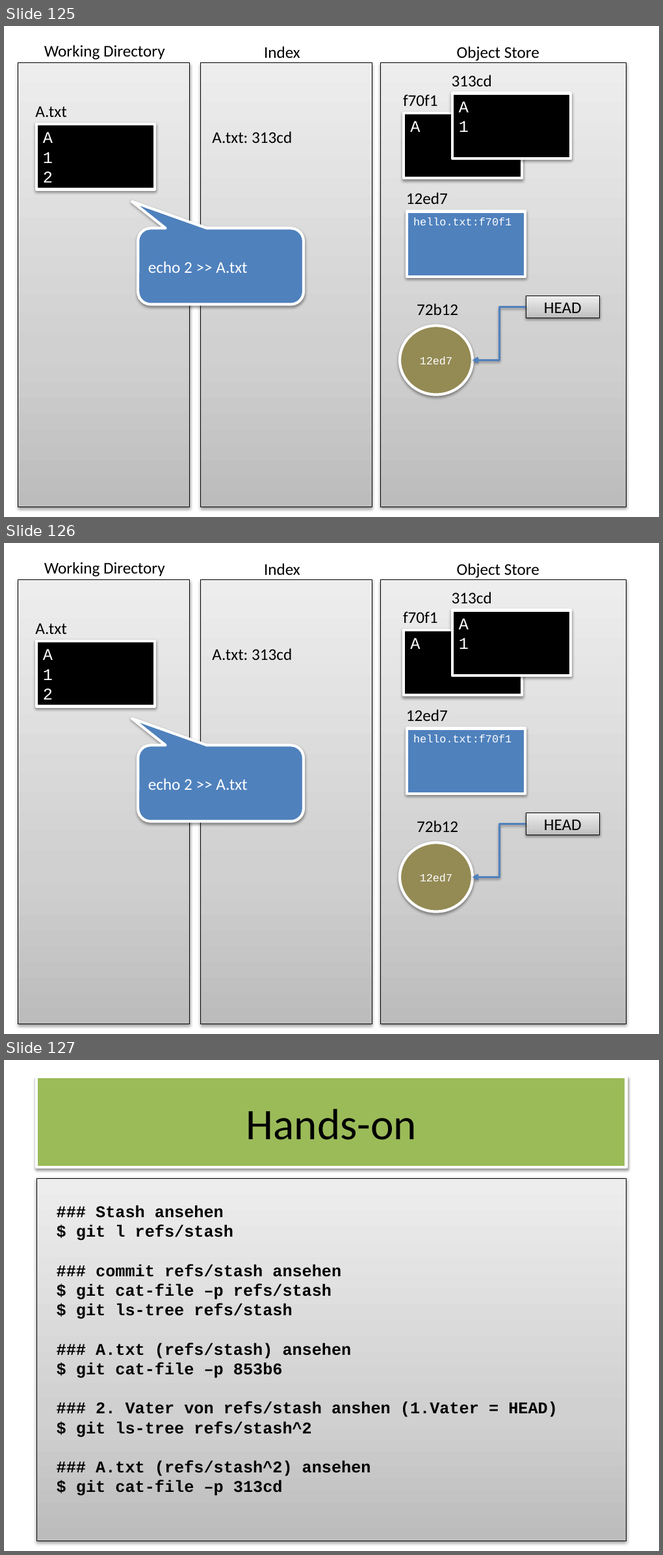
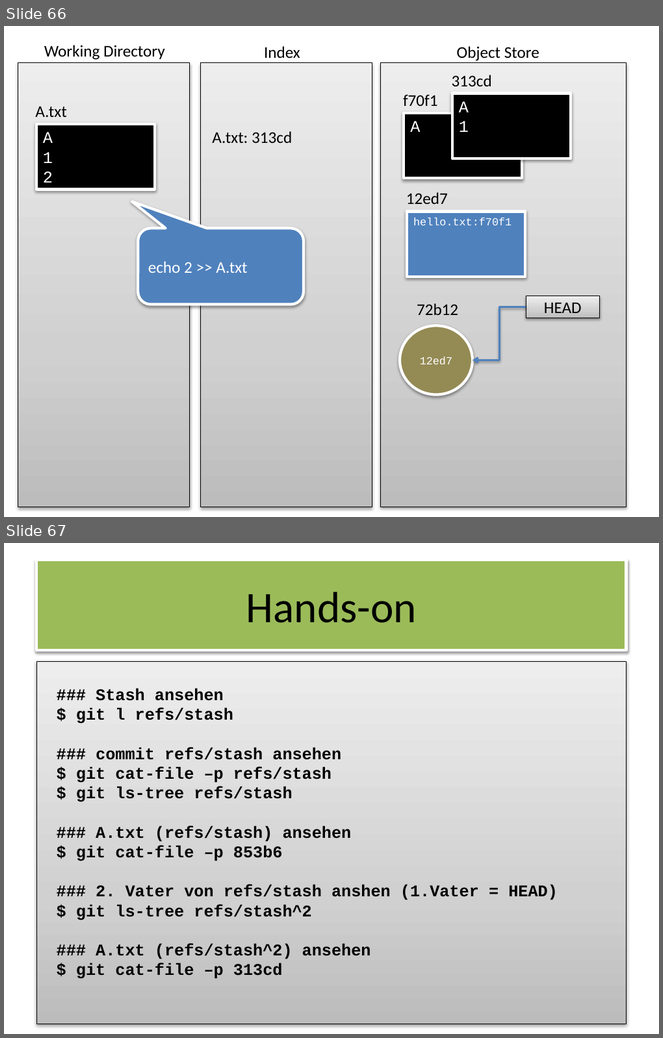
Before and after one commit to owidder/git-wks, a slide deck: git-wks.pptx. Shown one above the other, each under a label of ours: slides 125, 126 and 127 before the commit, slides 66 and 67 after it. The pictures are 663x1555 and 663x1038 pixels, drawn with LibreOffice and Linux fonts; fonts in the diff are those of the drawing. Boxes give left, top, right and bottom in pixels: in the first picture for what was removed or moved away, otherwise in the second. Text is boxed around its words. In the diff, an @@ line names an element or a change of style, - is before the commit and + after.

Commit message:
moved chapter 'Stash'

```diff
--- a/git-wks.pptx
+++ b/git-wks.pptx
@@ slide 126 removed at bbox=[4, 543, 659, 1034], background #FFFFFF; not listed: 6 template elements that a slide beside it also shows @@
@@ text removed at bbox=[452, 592, 492, 603] @@
-313cd
@@ text removed at bbox=[403, 611, 438, 623] @@
-f70f1
@@ rectangle removed at bbox=[452, 611, 571, 676] @@
-A
-1
@@ text removed at bbox=[35, 623, 66, 634] @@
-A.txt
@@ rectangle removed at bbox=[404, 630, 522, 696] @@
-A
@@ rectangle removed at bbox=[36, 641, 154, 707] @@
-A
-1
-2
@@ text removed at bbox=[212, 648, 292, 660] @@
-A.txt: 313cd
@@ text removed at bbox=[406, 709, 448, 721] @@
-12ed7
@@ rectangle removed at bbox=[407, 728, 525, 794] @@
-hello.txt:f70f1
@@ rounded speech box removed at bbox=[139, 745, 304, 821] @@
-echo 2 >> A.txt
@@ rectangle removed at bbox=[526, 813, 599, 835] @@
-HEAD
@@ text removed at bbox=[417, 821, 458, 832] @@
-72b12
@@ elbow arrow removed from (526, 824) to (473, 877) @@
@@ ellipse removed at bbox=[400, 843, 473, 912] @@
-12ed7
@@ what was slide 125 is now slide 66 @@
@@ what was slide 127 is now slide 67 @@
```
